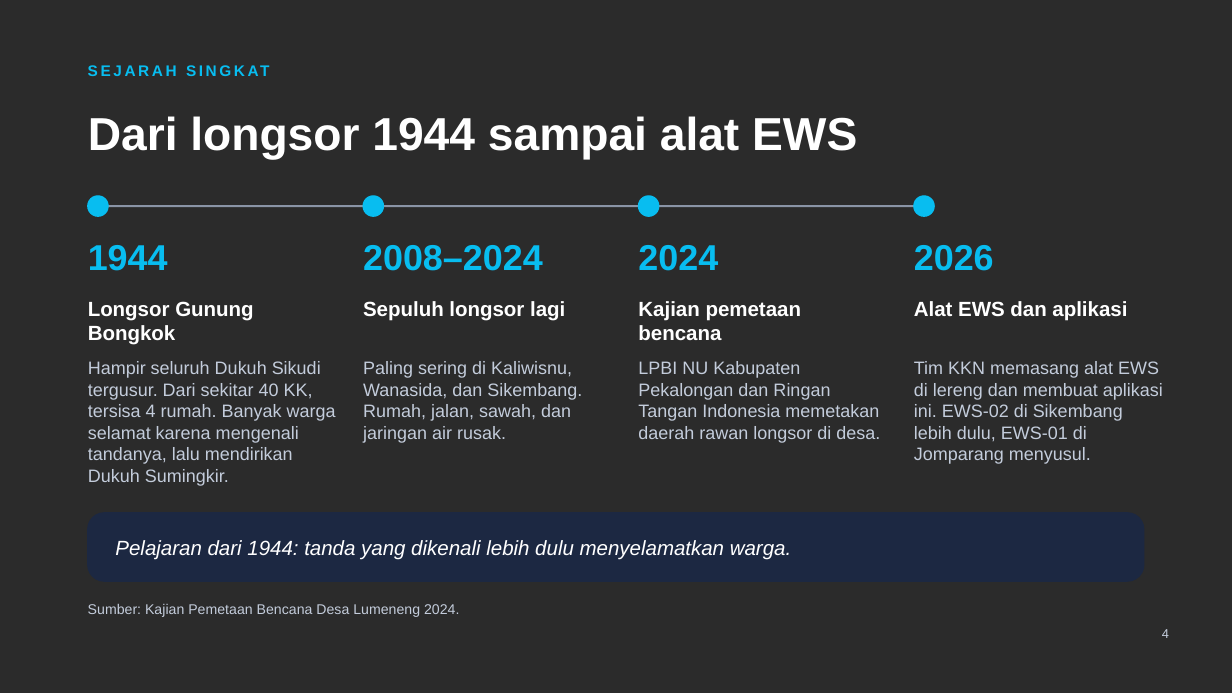
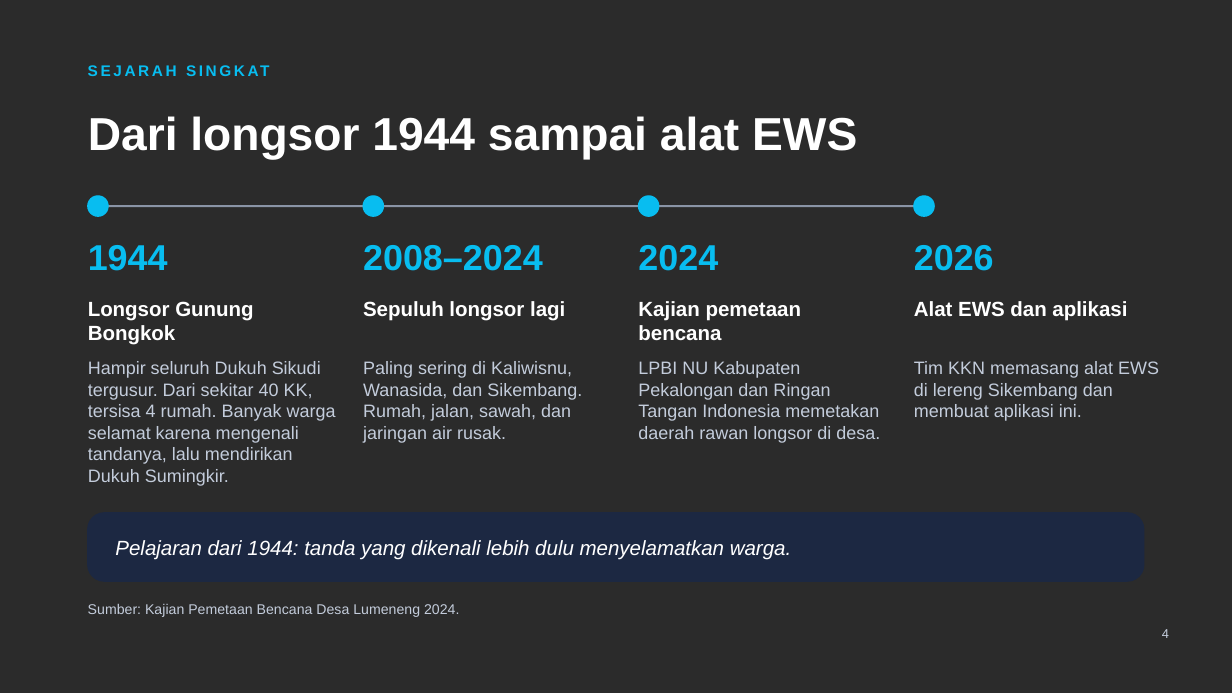
Before and after one commit to ahmad-imtiyaz/ews, a slide deck: slide 4 of presentasi/EWS-Lumeneng.pptx. Drawn at 1232x693 pixels with LibreOffice and Linux fonts; fonts in the diff are those of the drawing; background and template pictures are left out; a plain dark background stands for a picture behind light text. Boxes give left, top, right and bottom in pixels: in the first picture for what was removed or moved away, otherwise in the second. Text is boxed around its words. In the diff, an @@ line names an element or a change of style, - is before the commit and + after.

```diff
--- a/presentasi/EWS-Lumeneng.pptx
+++ b/presentasi/EWS-Lumeneng.pptx
@@ text at [914,361,1159,421]: text changed @@
-Tim KKN memasang alat EWS di lereng dan membuat aplikasi ini. EWS-02 di Sikembang lebih dulu, EWS-01 di Jomparang menyusul.
+Tim KKN memasang alat EWS di lereng Sikembang dan membuat aplikasi ini.
```
Also in this commit, not shown: 5 other slides changed, 12 other files.
